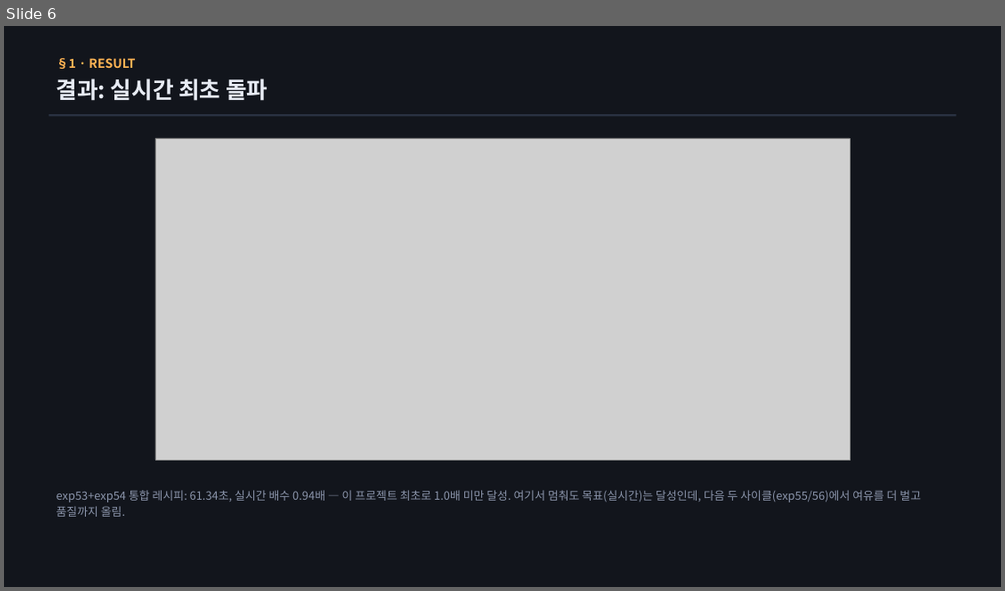
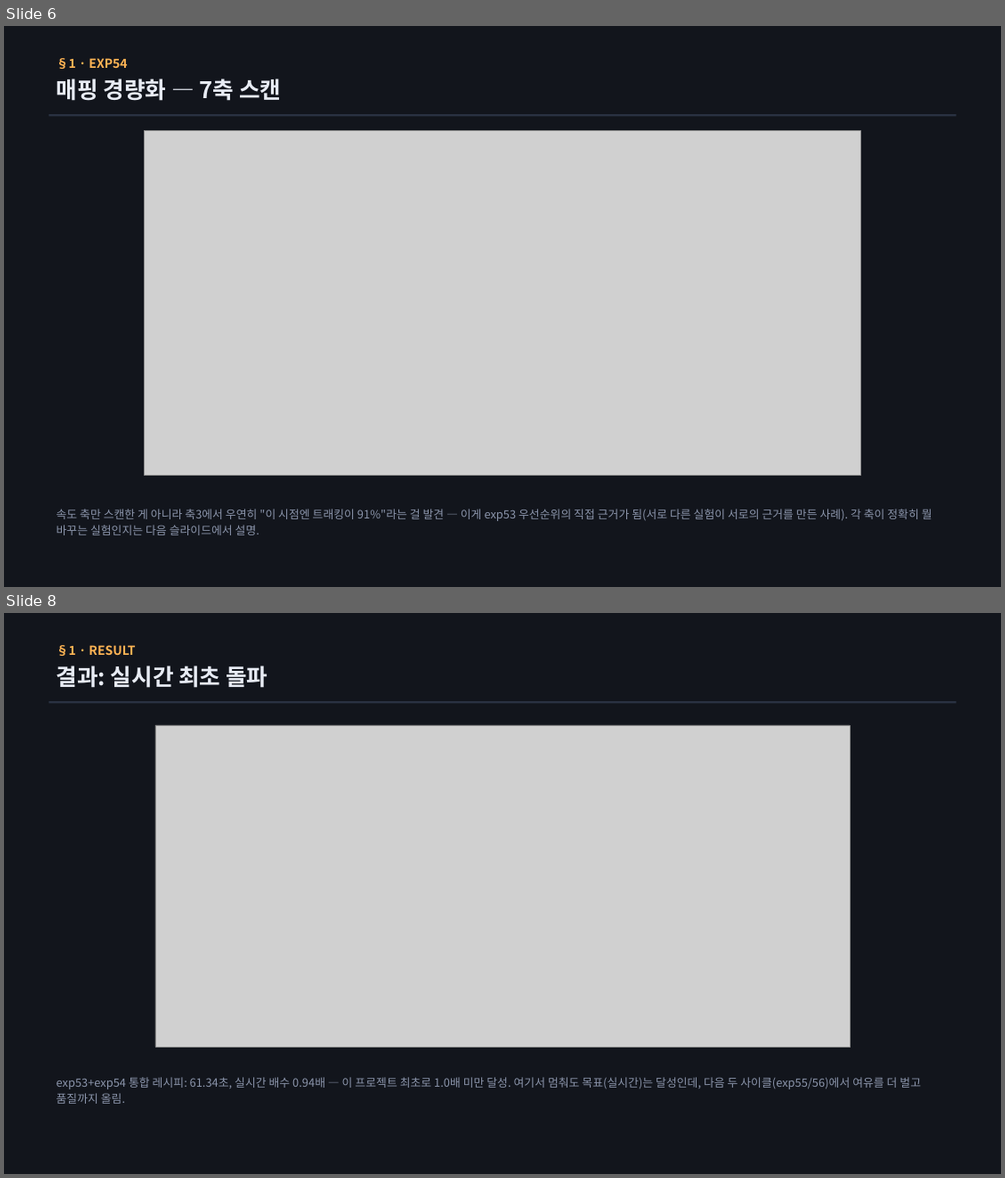
Before and after one commit to sawo0150/gs_floaterLab, a slide deck: context/ppt/ppt0727/vigs_realtime_journey_0727.pptx. Shown one above the other, each under a label of ours: slide 6 before the commit, slides 6 and 8 after it; the slides between them are not shown. The pictures are 1005x591 and 1005x1178 pixels, drawn with LibreOffice and Linux fonts; fonts in the diff are those of the drawing; grey boxes stand for pictures. Boxes give left, top, right and bottom in pixels: in the first picture for what was removed or moved away, otherwise in the second. Text is boxed around its words. In the diff, an @@ line names an element or a change of style, - is before the commit and + after.

```diff
--- a/context/ppt/ppt0727/vigs_realtime_journey_0727.pptx
+++ b/context/ppt/ppt0727/vigs_realtime_journey_0727.pptx
@@ slide 6 added at box(4, 26, 1001, 587), background #FFFFFF @@
@@ rectangle added at box(4, 26, 1001, 587), fill #12151C @@
@@ text added at box(57, 58, 127, 69), 12 pt, text #FFB454, bold @@
+§1 · EXP54
@@ text added at box(57, 79, 281, 101), 22 pt, text #E8ECF4, bold @@
+매핑 경량화 — 7축 스캔
@@ rectangle added at box(48, 114, 956, 117), fill #2A3242 @@
@@ picture added at box(145, 131, 861, 475) @@
@@ text added at box(57, 508, 932, 535), 11 pt, text #8B95AB @@
+속도 축만 스캔한 게 아니라 축3에서 우연히 "이 시점엔 트래킹이 91%"라는 걸 발견 — 이게 exp53 우선순위의 직접 근거가 됨(서로 다른 실험이 서로의 근거를 만든 사례). 각 축이 정확히 뭘 바꾸는 실험인지는 다음 슬라이드에서 설명.
@@ what was slide 6 is now slide 8 @@
```
Also in this commit, not shown: 2 slides changed, 3 other slides added, 6 other files.
